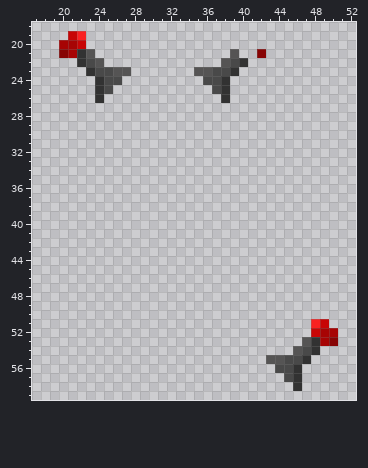
File history of a pixel-art sprite, Resources/Textures/Objects/Fun/bikehorn.rsi/inhand-left.png. This is how it looked before the edit.
The file is 64x64 pixels. Shown: x 17..52, y 18..59.
Now the later version:
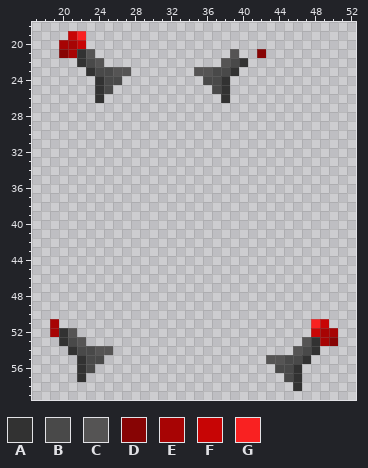
Palette (. is transparent): A #323232  B #494949  C #555454  D #870404  E #a70404  F #c70505  G #f92121
Difference:
y 51: x 19 . -> E
y 52: x 19..21 ... -> EAC
y 53: x 20..22 ... -> ABC
y 54: x 21..25 ..... -> ABBCC
y 55: x 22..24 ... -> ABB
y 56: x 22..23 .. -> AB
y 57: x 22 . -> A
Where, in picture pixels (left, top, right, bottom), the same in both pictures:
added: (50, 319, 113, 382)
